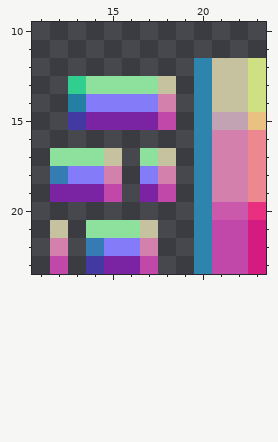
Pixel-art sprite -- Assets/Tiles/WallSheetNormalMap.png. The picture above was drawn from the file before the commit.
The file is 24x24 pixels. Colours within 5 levels of each other are drawn and written as one. Shown: x 11..23, y 10..23.
After the commit:
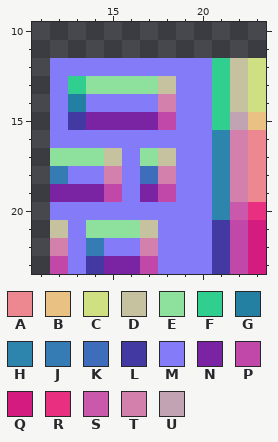
Palette (. is transparent): A #ed8891  B #e9c183  C #cfe082  D #c6c19f  E #8de19d  F #30cf8f  G #2480a3  H #2d84ac  J #357bb4  K #3e6ebb  L #423aa2  M #847bf9  N #7b24a3  P #c147a8  Q #d31b80  R #e93080  S #ca58ab  T #d380ac  U #c2a3b4
From old to new:
@@ x 11..23 @@
 11 .............
-12 .........HDDC
-13 ..FEEEED.HDDC
-14 ..GMMMMT.HDDC
-15 ..LNNNNP.HUUB
-16 .........HTTA
-17 .EEED.ED.HTTA
-18 .JMMT.MT.HTTA
-19 .NNNP.NP.HTTA
-20 .........HSSR
-21 .D.EEED..HPPQ
-22 .T.JMMT..HPPQ
-23 .P.LNNP..HPPQ
+12 .MMMMMMMMMFDC
+13 .MFEEEEDMMFDC
+14 .MGMMMMTMMFDC
+15 .MLNNNNPMMFUB
+16 .MMMMMMMMMHTA
+17 .EEEDMEDMMHTA
+18 .JMMTMKTMMHTA
+19 .NNNPMNPMMHTA
+20 .MMMMMMMMMHSR
+21 .DMEEEDMMMLPQ
+22 .TMJMMTMMMLPQ
+23 .PMLNNPMMMLPQ
